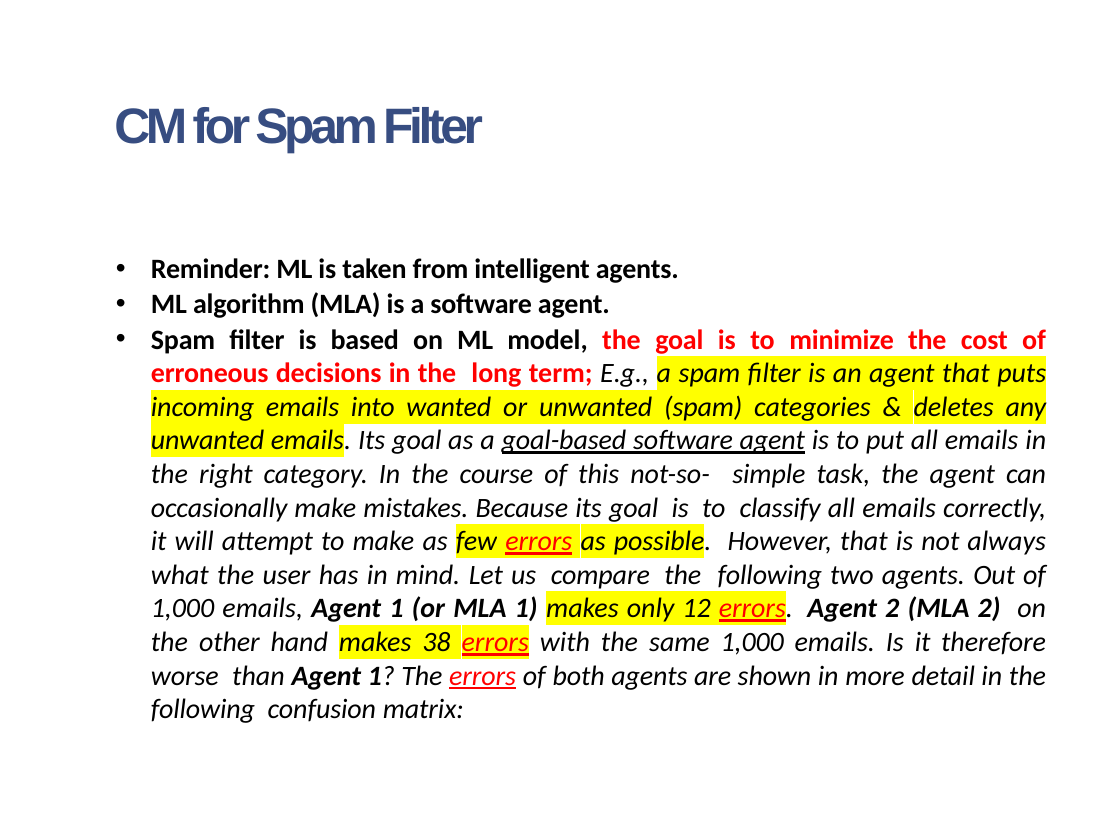
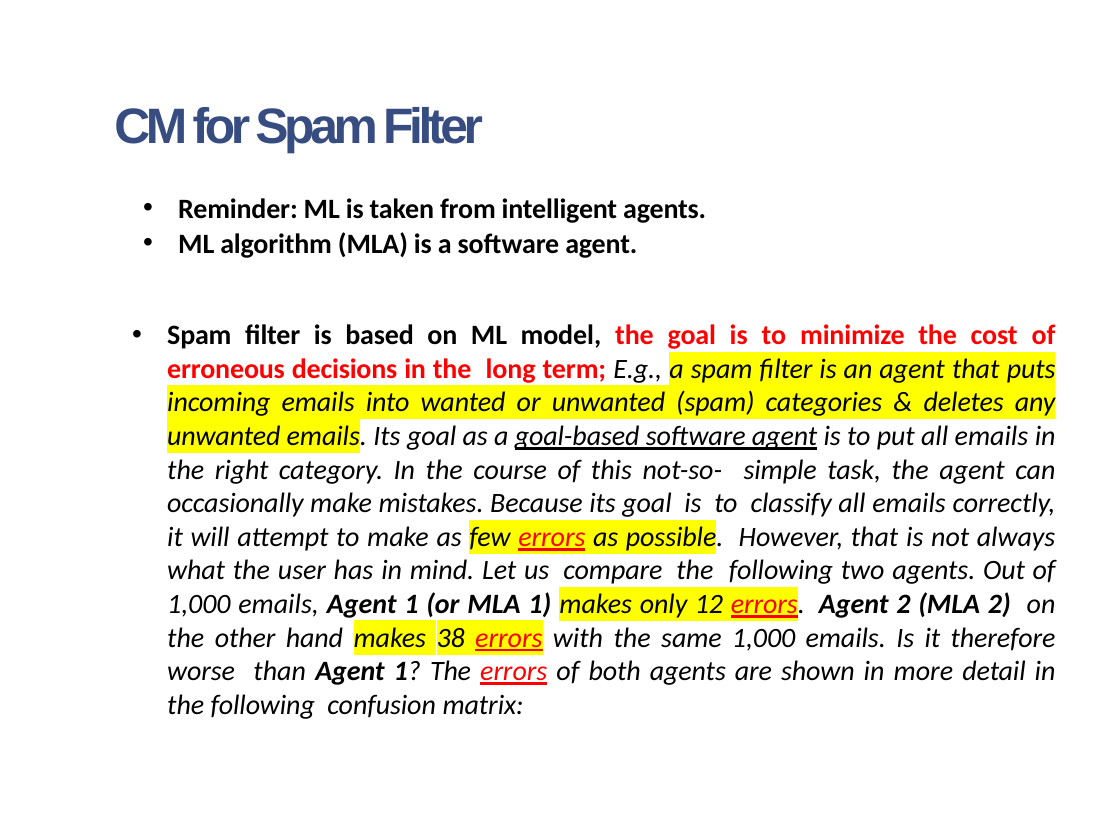
Before and after one commit to ohamed/ML-Training, a slide deck: slide 3 of pptx/06 Intro to ML-Part2_CM.pptx. Drawn at 1120x840 pixels with LibreOffice and Linux fonts; fonts in the diff are those of the drawing. Boxes give left, top, right and bottom in pixels: in the first picture for what was removed or moved away, otherwise in the second. Text is boxed around its words. In the diff, an @@ line names an element or a change of style, - is before the commit and + after.

```diff
--- a/pptx/06 Intro to ML-Part2_CM.pptx
+++ b/pptx/06 Intro to ML-Part2_CM.pptx
@@ text added at (x1=178, y1=198, x2=706, y2=258), 18 pt, text #000000, bold @@
+• Reminder: ML is taken from intelligent agents.
+• ML algorithm (MLA) is a software agent.
@@ text at (x1=151, y1=258, x2=679, y2=318): paragraphs removed @@
-• Reminder: ML is taken from intelligent agents.
-• ML algorithm (MLA) is a software agent.
@@ text "Spam filter is based on ..." moved from (x1=151, y1=258, x2=1047, y2=723) to (x1=167, y1=324, x2=1056, y2=719) @@
```
Also in this commit, not shown: 1 other slide changed.
